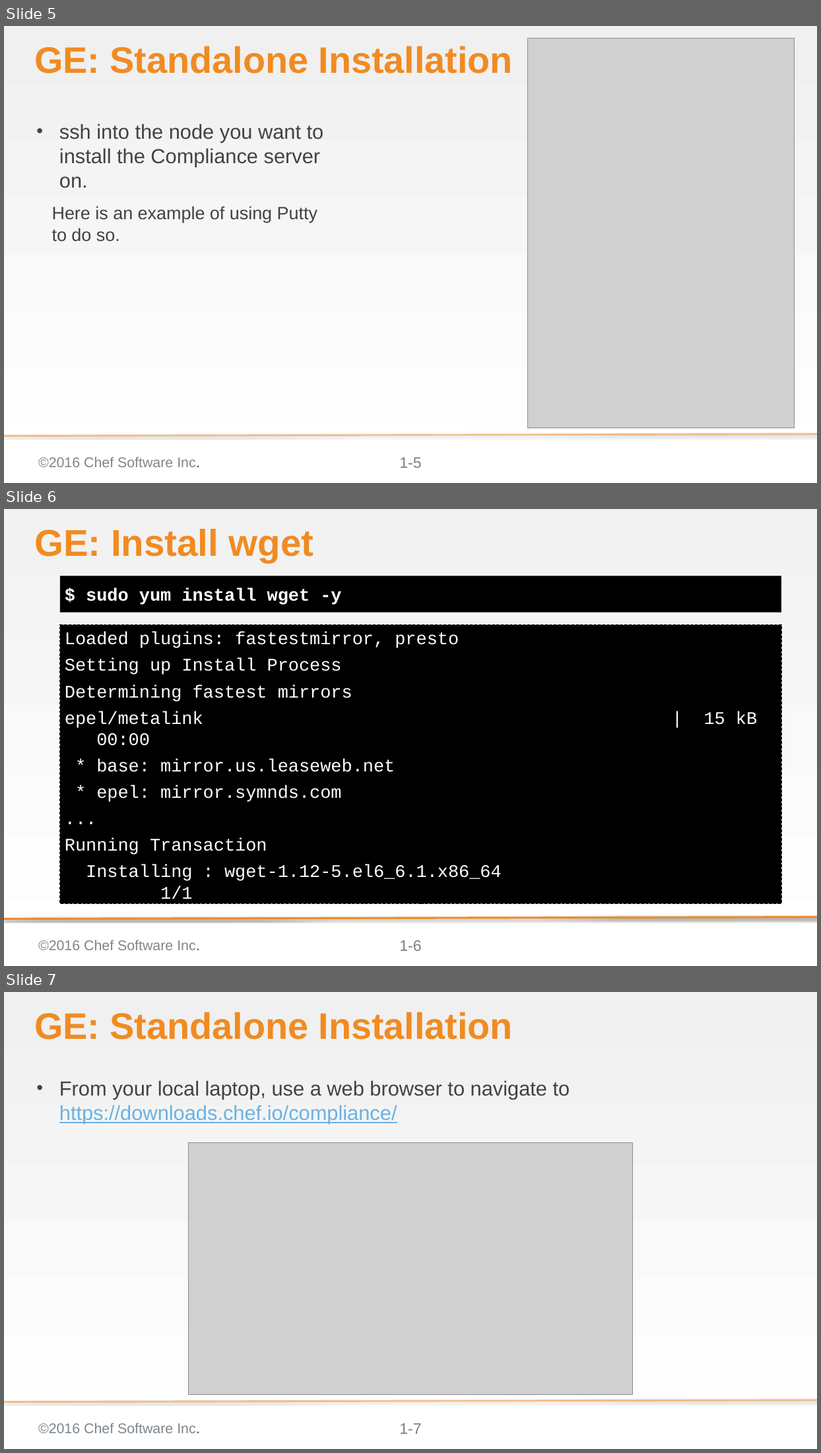
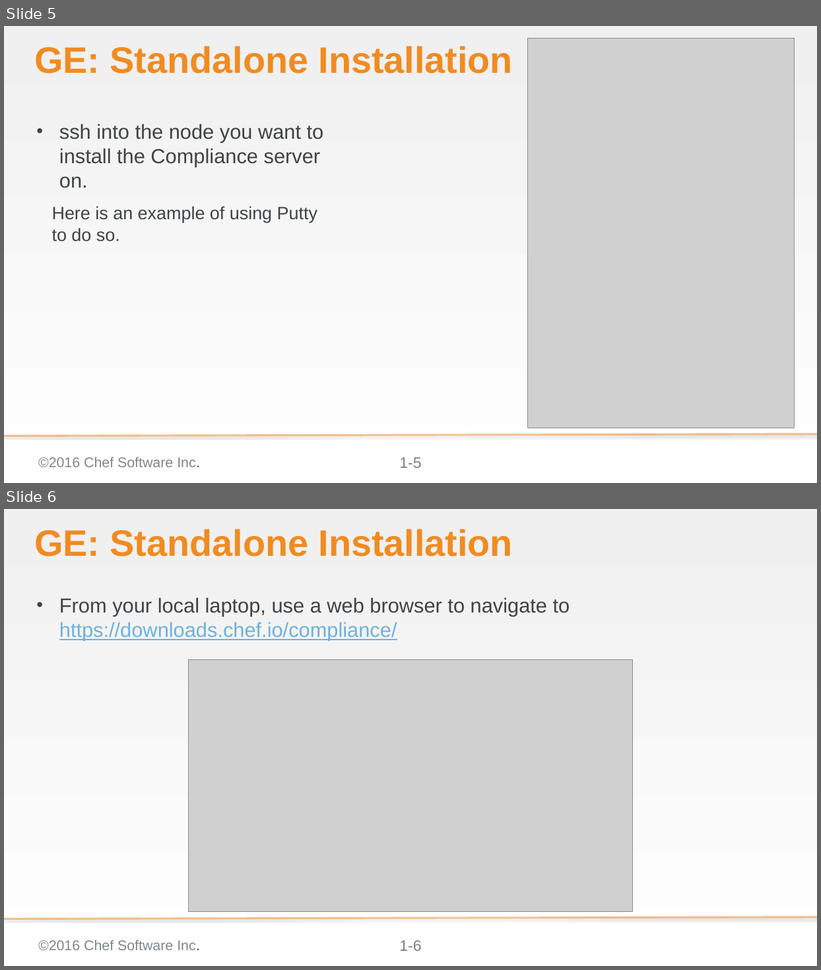
Before and after one commit to bchamby/chef-compliance-installation-configuration-operation, a slide deck: 02-Install.pptx. Shown one above the other, each under a label of ours: slides 5, 6 and 7 before the commit, slides 5 and 6 after it. The pictures are 821x1453 and 821x970 pixels, drawn with LibreOffice and Linux fonts; fonts in the diff are those of the drawing; grey boxes stand for pictures; background and template pictures are left out. Boxes give left, top, right and bottom in pixels: in the first picture for what was removed or moved away, otherwise in the second. Text is boxed around its words. In the diff, an @@ line names an element or a change of style, - is before the commit and + after.

Commit message:
Reworked install exercise to not use wget

```diff
--- a/02-Install.pptx
+++ b/02-Install.pptx
@@ slide 6 removed at [4, 509, 817, 966], background gradient #F2F2F2 to #FFFFFF; not listed: 3 template elements that a slide beside it also shows @@
@@ title removed at [34, 529, 314, 563] @@
-GE: Install wget
@@ text removed at [60, 576, 781, 613] @@
-$ sudo yum install wget -y
@@ text removed at [60, 625, 781, 904] @@
-Loaded plugins: fastestmirror, presto
-Setting up Install Process
-Determining fastest mirrors
-epel/metalink | 15 kB 00:00
-* base: mirror.us.leaseweb.net
-* epel: mirror.symnds.com
-...
-Running Transaction
-Installing : wget-1.12-5.el6_6.1.x86_64 1/1
@@ line removed from (817, 918) to (4, 920) @@
@@ what was slide 7 is now slide 6 @@
@@ page number at [399, 941, 421, 951]: text changed @@
-1-7
+1-6
```
Also in this commit, not shown: 4 slides changed, 1 slide added, 5 other slides removed.
